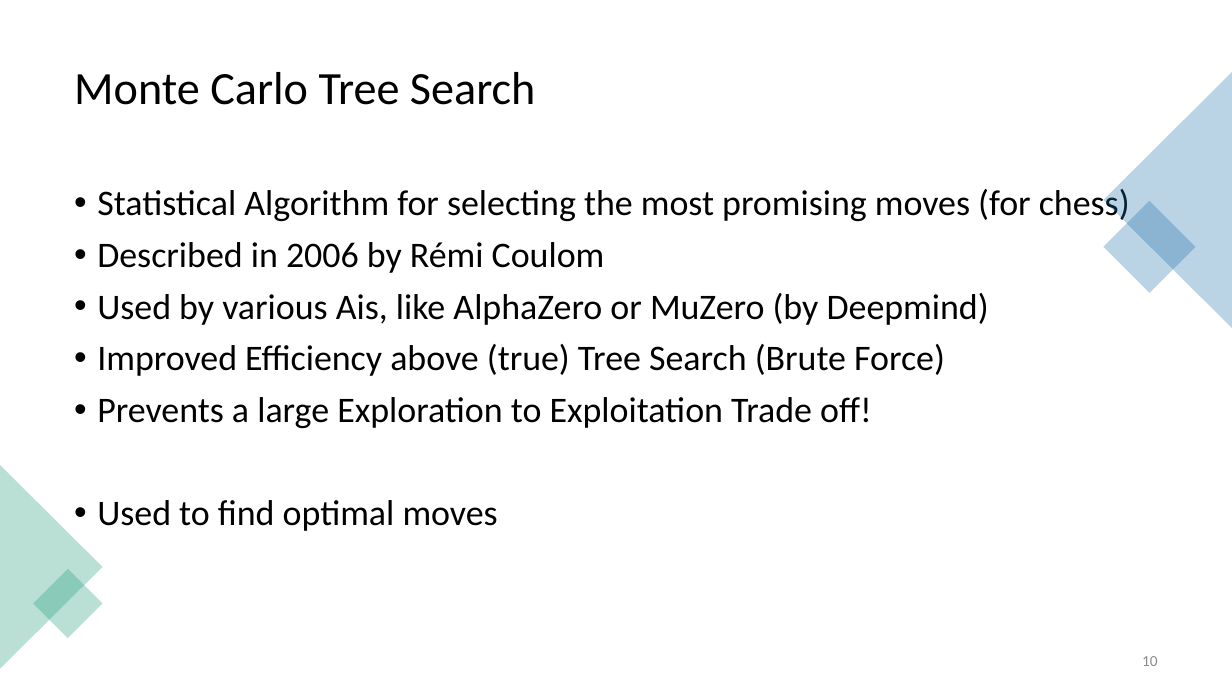
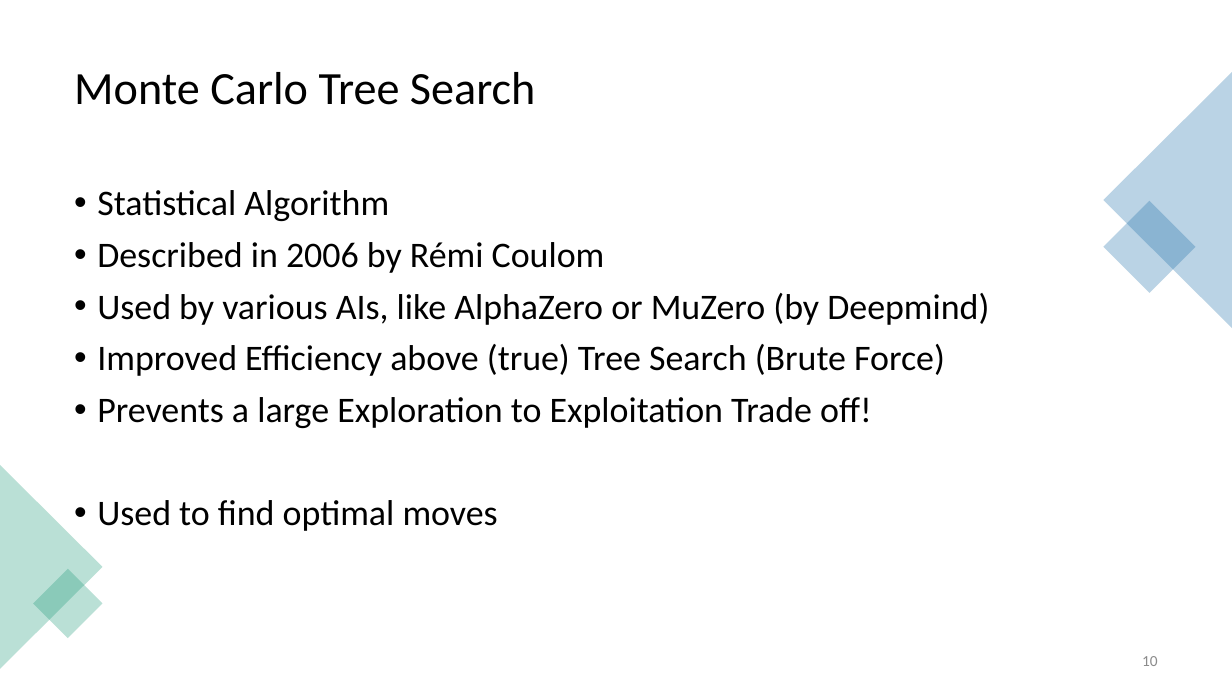
Before and after one commit to Brebeck-Jan/chessmaster, a slide deck: slide 10 of Präsentationen/Zwischen_Präse/Chessmaster_Zwischenpräsentation_Andreas_Jan_Niklas_Thorsten.pptx. Drawn at 1232x693 pixels with LibreOffice and Linux fonts; fonts in the diff are those of the drawing. Boxes give left, top, right and bottom in pixels: in the first picture for what was removed or moved away, otherwise in the second. Text is boxed around its words. In the diff, an @@ line names an element or a change of style, - is before the commit and + after.

```diff
--- a/Präsentationen/Zwischen_Präse/Chessmaster_Zwischenpräsentation_Andreas_Jan_Niklas_Thorsten.pptx
+++ b/Präsentationen/Zwischen_Präse/Chessmaster_Zwischenpräsentation_Andreas_Jan_Niklas_Thorsten.pptx
@@ text at (97, 190, 389, 221): text changed @@
-• Statistical Algorithm for selecting the most promising moves (for chess)
+• Statistical Algorithm
@@ text at (97, 293, 989, 325): text changed @@
-• Used by various Ais, like AlphaZero or MuZero (by Deepmind)
+• Used by various AIs, like AlphaZero or MuZero (by Deepmind)
```
Also in this commit, not shown: 2 other slides changed.
